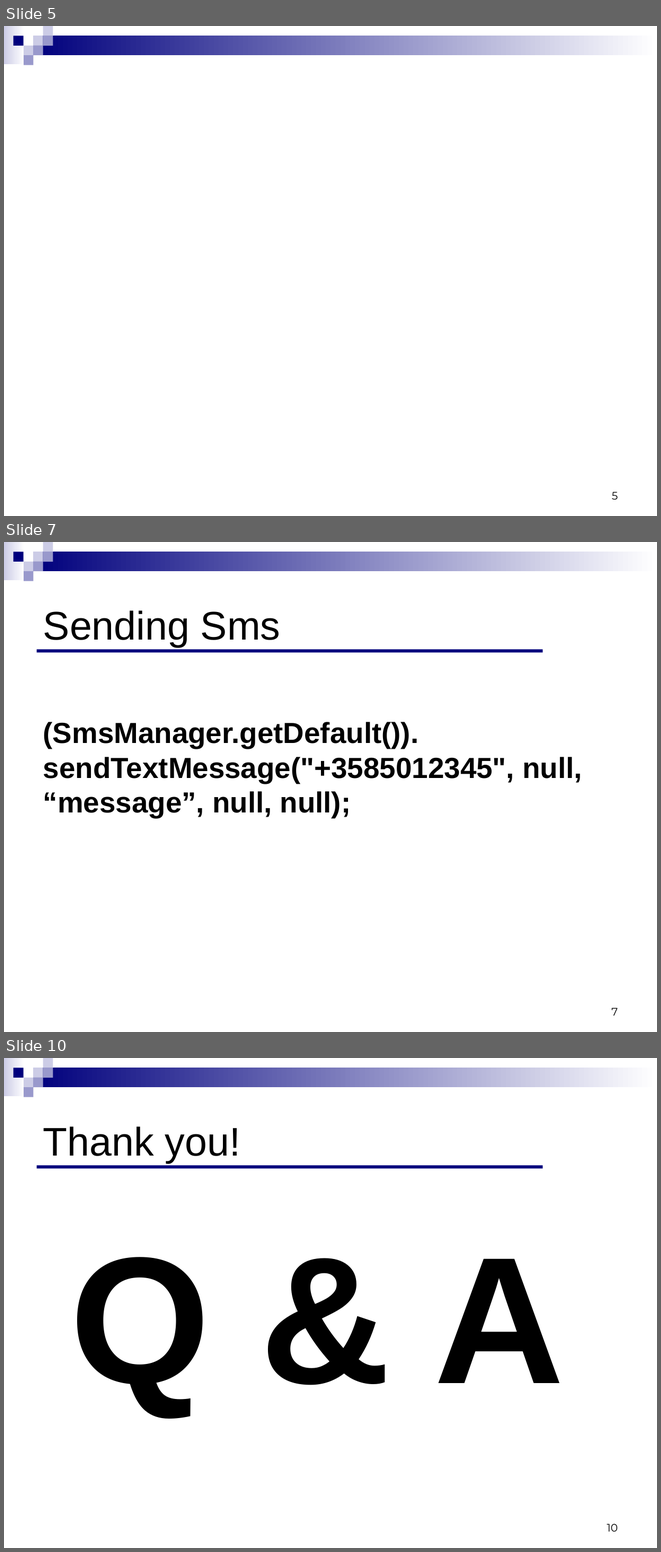
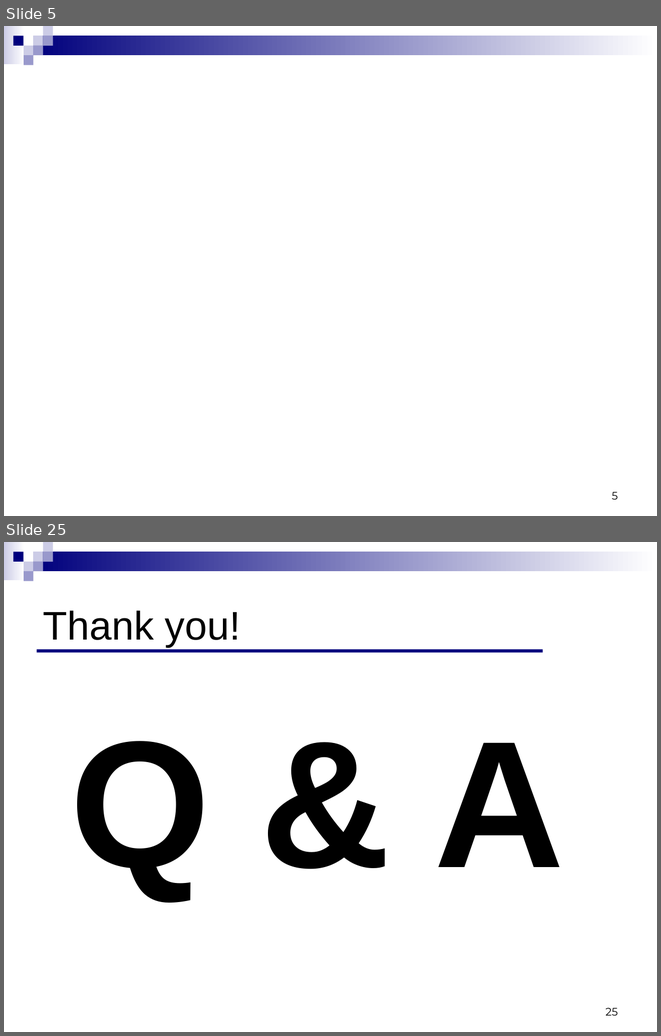
Before and after one commit to ndavidor/SmsTelephony, a slide deck: Telephony&SMS.ppt. Shown one above the other, each under a label of ours: slides 5, 7 and 10 before the commit, slides 5 and 25 after it; the slides between them are not shown. The pictures are 661x1552 and 661x1036 pixels, drawn with LibreOffice and Linux fonts; fonts in the diff are those of the drawing; background and template pictures are left out. Boxes give left, top, right and bottom in pixels: in the first picture for what was removed or moved away, otherwise in the second. Text is boxed around its words. In the diff, an @@ line names an element or a change of style, - is before the commit and + after.

```diff
--- a/Telephony&SMS.ppt
+++ b/Telephony&SMS.ppt
@@ slide 7 removed at [4, 542, 657, 1032], background #FFFFFF; not listed: 9 template elements that a slide beside it also shows @@
@@ title removed at [43, 610, 280, 647] @@
-Sending Sms
@@ line removed from (37, 651) to (542, 651) @@
@@ text removed at [43, 722, 582, 818] @@
-(SmsManager.getDefault()).
-sendTextMessage("+3585012345", null, “message”, null, null);
@@ page number removed at [611, 1007, 618, 1015] @@
-7
@@ what was slide 10 is now slide 25 @@
@@ page number at [606, 1007, 618, 1015]: text changed @@
-10
+25
```
Also in this commit, not shown: 1 slide changed, 18 slides added, 2 other slides removed.
